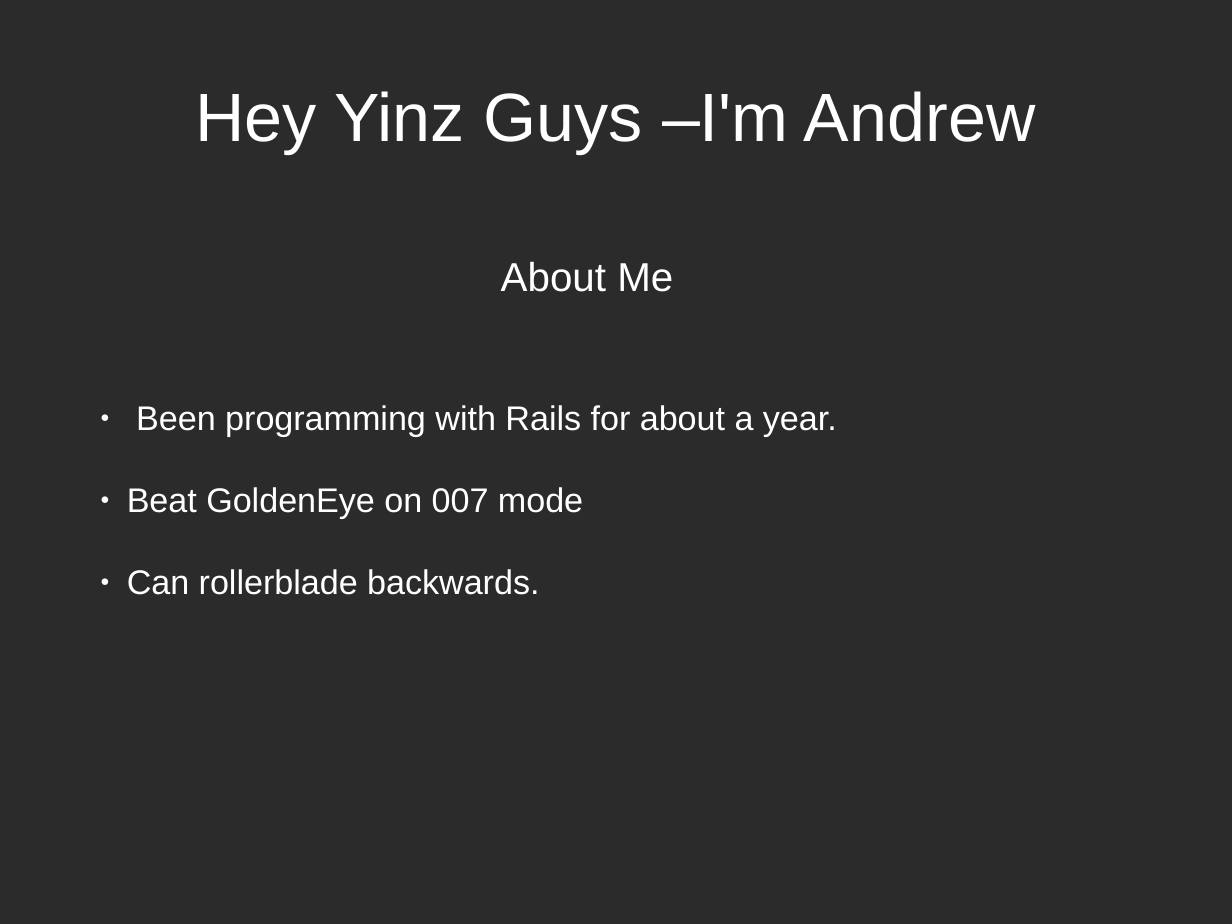
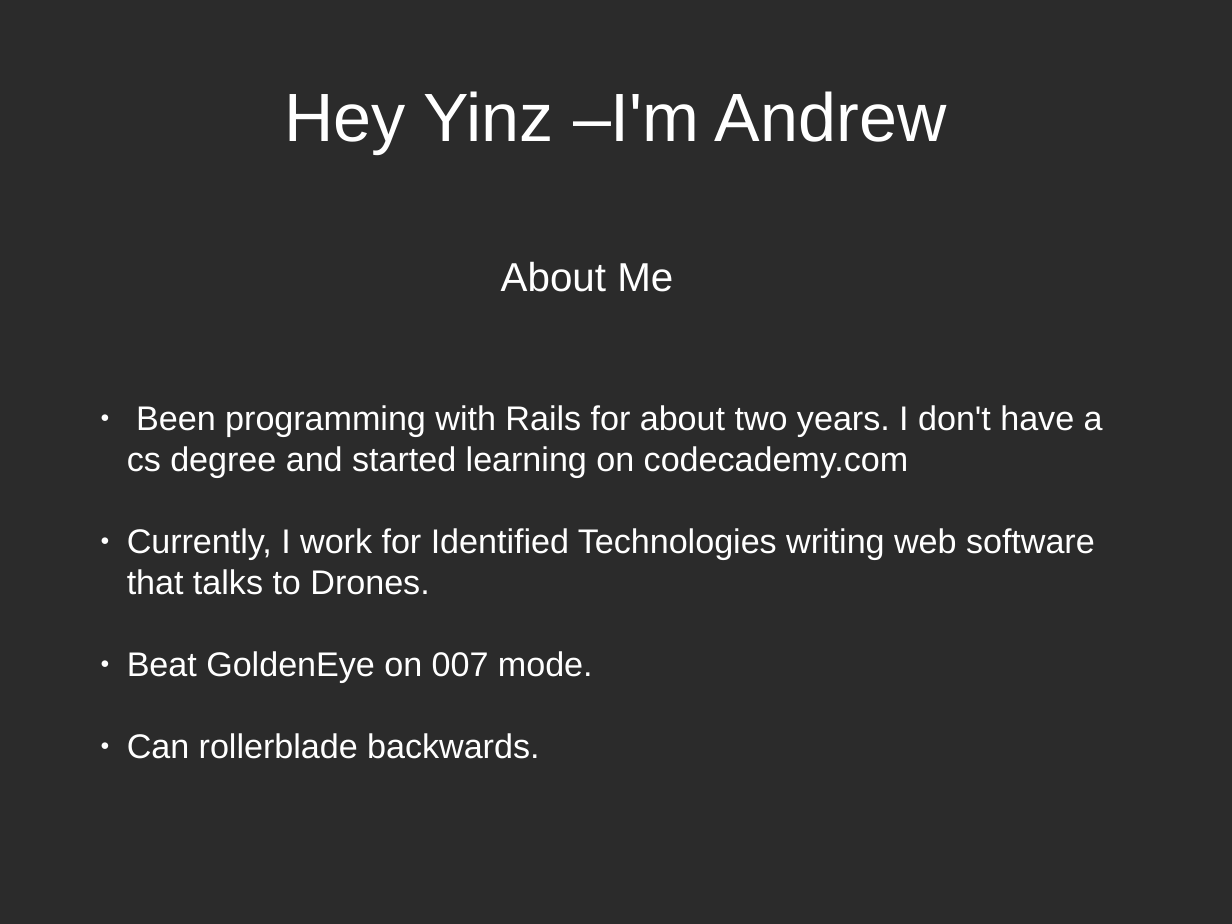
Before and after one commit to Andrew-Max/rails-seminar-materials, a slide deck: slide 2 of try_rails_slides.odp. Drawn at 1232x924 pixels with LibreOffice and Linux fonts; fonts in the diff are those of the drawing; background and template pictures are left out; a plain dark background stands for a picture behind light text. Boxes give left, top, right and bottom in pixels: in the first picture for what was removed or moved away, otherwise in the second. Text is boxed around its words. In the diff, an @@ line names an element or a change of style, - is before the commit and + after.

```diff
--- a/try_rails_slides.odp
+++ b/try_rails_slides.odp
@@ title at <box>285,91,946,153</box>: text changed @@
-Hey Yinz Guys –I'm Andrew
+Hey Yinz –I'm Andrew
@@ text at <box>127,405,1103,683</box>: text changed @@
-● Been programming with Rails for about a year.
-● Beat GoldenEye on 007 mode
+● Been programming with Rails for about two years. I don't have a cs degree and started learning on codecademy.com
+● Currently, I work for Identified Technologies writing web software that talks to Drones.
+● Beat GoldenEye on 007 mode.
```
Also in this commit, not shown: 5 other slides changed, 8 slides added, 9 slides removed.
